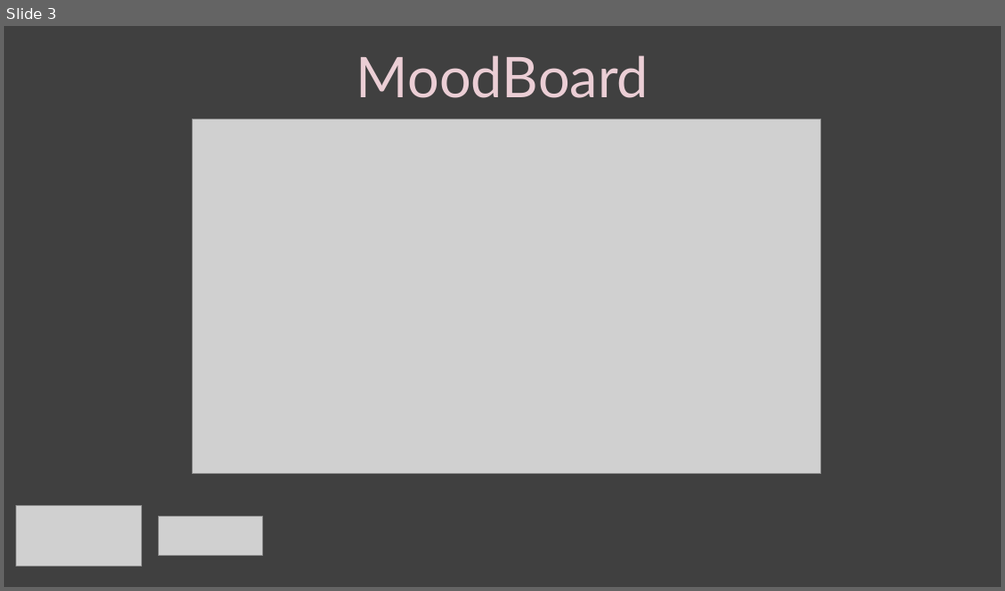
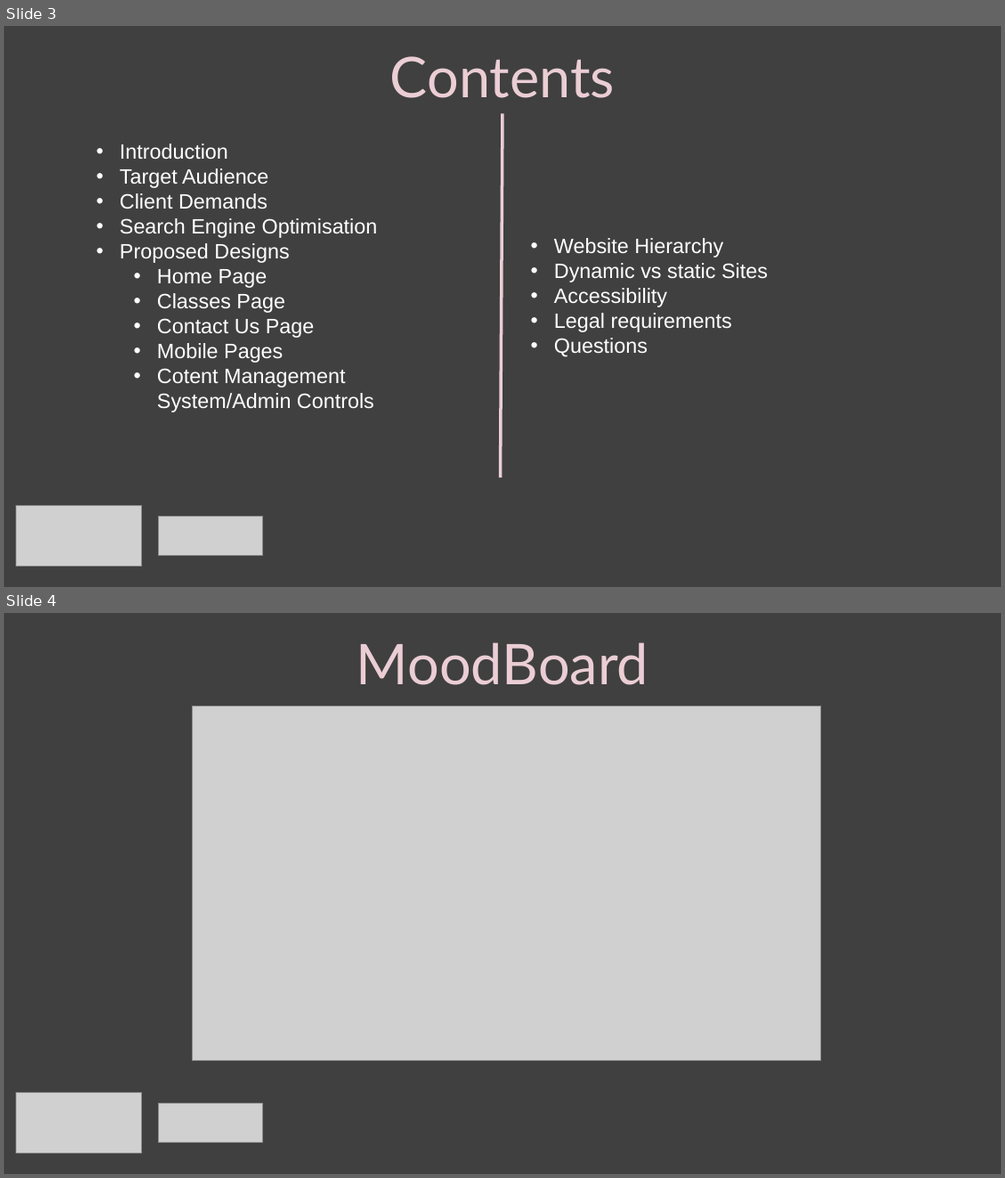
Before and after one commit to LilithsDemon/1STEP-UNI, a slide deck: Presentation.pptx. Shown one above the other, each under a label of ours: slide 3 before the commit, slides 3 and 4 after it. The pictures are 1005x591 and 1005x1178 pixels, drawn with LibreOffice and Linux fonts; fonts in the diff are those of the drawing; grey boxes stand for pictures. Boxes give left, top, right and bottom in pixels: in the first picture for what was removed or moved away, otherwise in the second. Text is boxed around its words. In the diff, an @@ line names an element or a change of style, - is before the commit and + after.

Commit message:
Presentation

```diff
--- a/Presentation.pptx
+++ b/Presentation.pptx
@@ slide 3 added at <box>4,26,1001,587</box>, background #404040 @@
@@ rectangle added at <box>987,26,1001,587</box>, fill #404040 @@
@@ text added at <box>390,56,615,98</box>, 54 pt, text #EBCED5 @@
+Contents
@@ line added from (502, 113) to (501, 477), #EBCED5 3 pt @@
@@ text added at <box>120,143,378,412</box>, 20 pt, text #FFFFFF @@
+• Introduction
+• Target Audience
+• Client Demands
+• Search Engine Optimisation
+• Proposed Designs
+  • Home Page
+  • Classes Page
+  • Contact Us Page
+  • Mobile Pages
+  • Cotent Management System/Admin Controls
@@ text added at <box>554,238,768,357</box>, 20 pt, text #FFFFFF @@
+• Website Hierarchy
+• Dynamic vs static Sites
+• Accessibility
+• Legal requirements
+• Questions
@@ picture added at <box>16,506,142,566</box> @@
@@ picture added at <box>159,516,263,556</box> @@
@@ rectangle added at <box>4,572,1001,587</box>, fill #404040 @@
@@ what was slide 3 is now slide 4 @@
```
